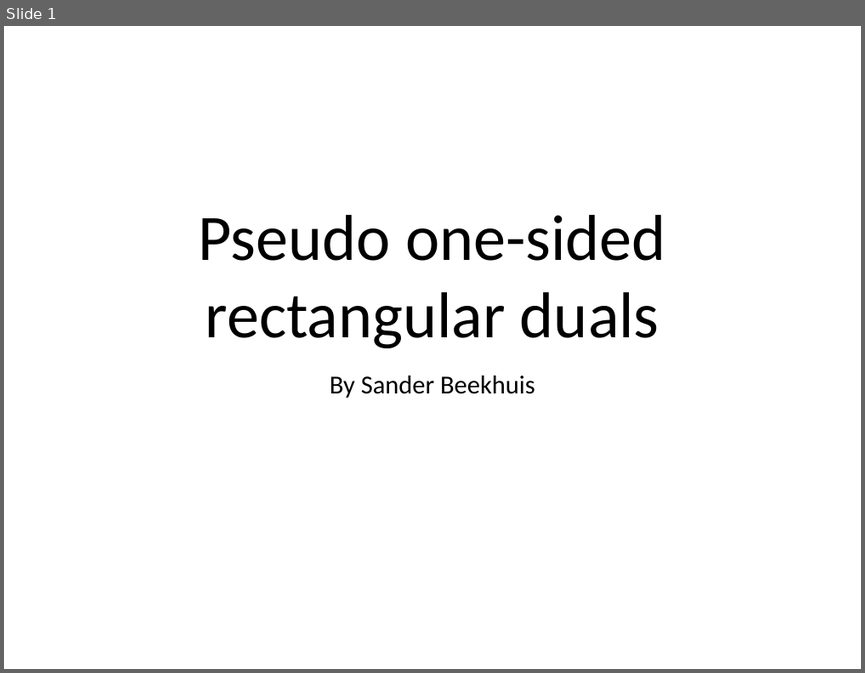
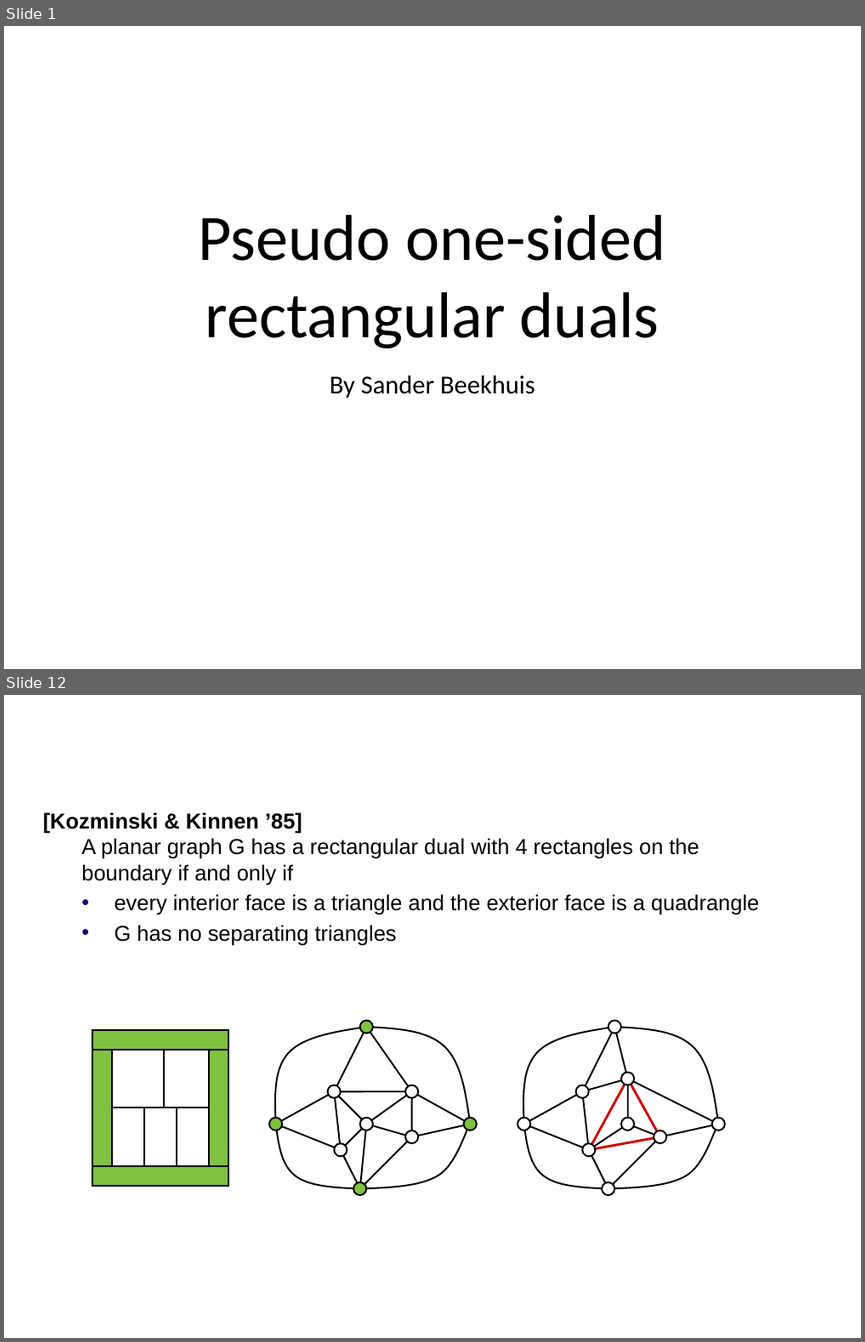
Before and after one commit to SanderBeekhuis/area-universal-duals, a slide deck: midtermtalk/talk.odp. Shown one above the other, each under a label of ours: slide 1 before the commit, slides 1 and 12 after it; the slides between them are not shown. The pictures are 865x673 and 865x1342 pixels, drawn with LibreOffice and Linux fonts; fonts in the diff are those of the drawing; background and template pictures are left out. Boxes give left, top, right and bottom in pixels: in the first picture for what was removed or moved away, otherwise in the second. Text is boxed around its words. In the diff, an @@ line names an element or a change of style, - is before the commit and + after.

```diff
--- a/midtermtalk/talk.odp
+++ b/midtermtalk/talk.odp
@@ slide 12 added at (x1=4, y1=695, x2=861, y2=1338), background #FFFFFF @@
@@ text added at (x1=43, y1=812, x2=759, y2=945), 20 pt, text #000000 @@
+[Kozminski & Kinnen ’85]
+A planar graph G has a rectangular dual with 4 rectangles on the boundary if and only if
+  • every interior face is a triangle and the exterior face is a quadrangle
+  • G has no separating triangles
@@ title added at (x1=310, y1=838, x2=465, y2=859), 44 pt, text #FFFFFF @@
+Rectangular dual
@@ group added at (x1=269, y1=1020, x2=477, y2=1196): 16 lines, 9 ellipses, 4 freeform shapes @@
@@ group added at (x1=517, y1=1020, x2=725, y2=1196): 16 lines, 9 ellipses, 4 freeform shapes @@
@@ group added at (x1=92, y1=1030, x2=228, y2=1185): 9 rectangles @@
```
Also in this commit, not shown: 16 slides changed, 12 other slides added, 6 slides removed, 36 other files.
